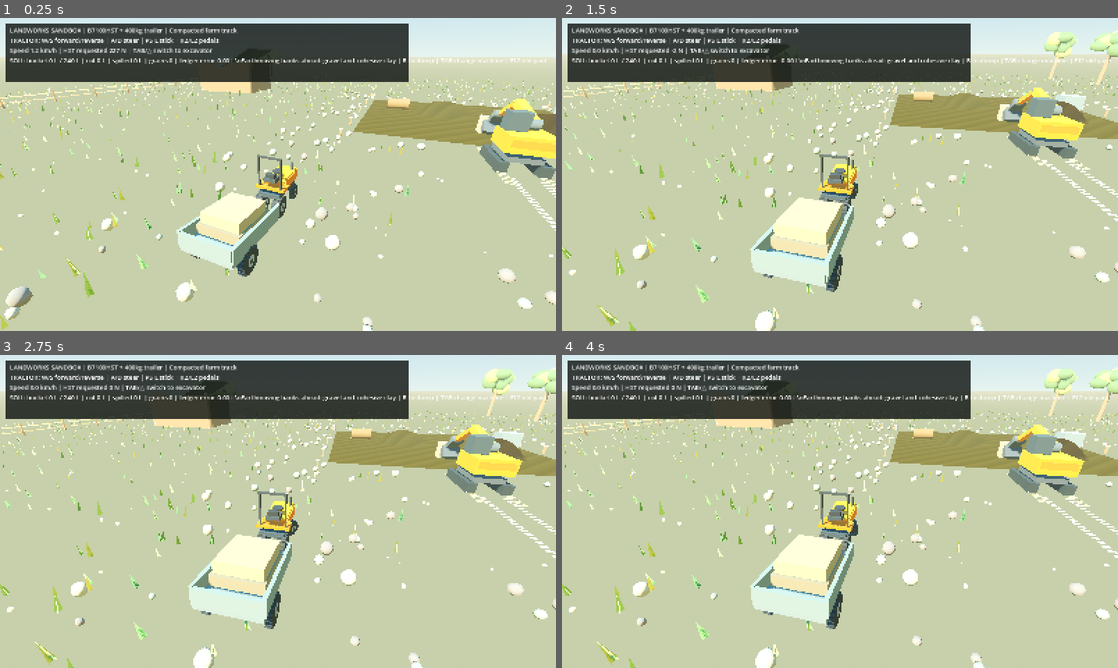
Above: before the commit, frames 1-4 (two rows, left to right).
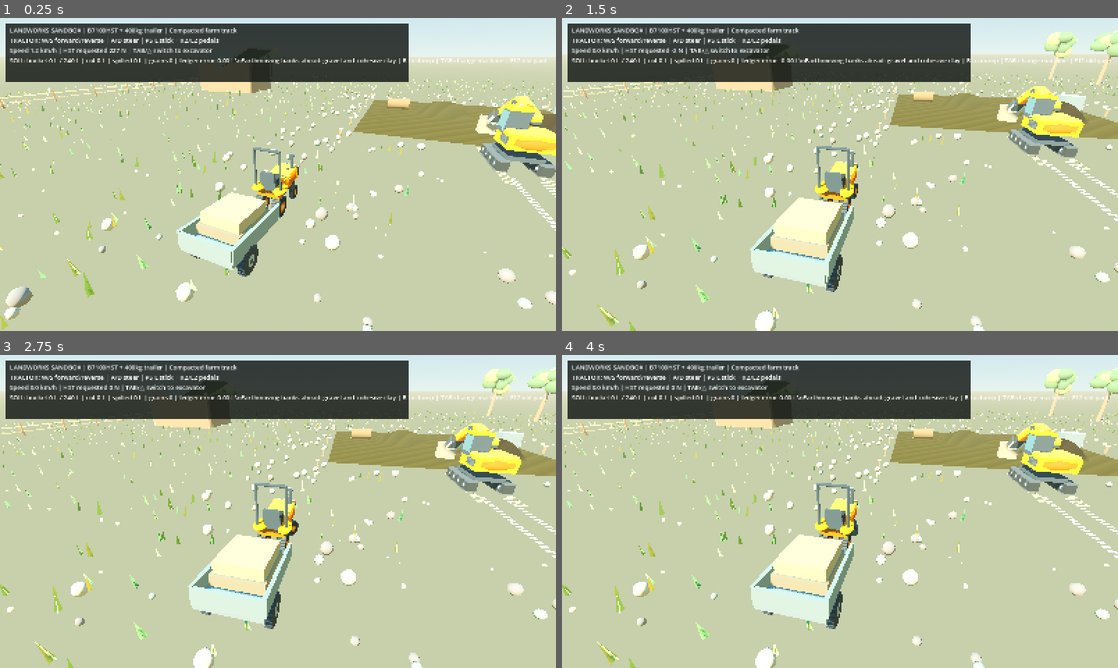
Above: after the commit, the same moments.

Repository: sn97ty8yn4-jpg/landworks
Game: Godot game, scene res://landworks/scenes/sandbox_world.tscn
Same seed, same stepped clock (60 frames per second), same inputs: the game is played once before the commit and once after it.
Inputs (mouse positions are in pixels of both pictures, inside the frame that each line leads up to):
- Up to frame 1 (0.25 s): no input
- Up to frame 2 (1.5 s): tap Enter at 0.5 s; move the mouse to (962, 158) at 0.52 s; hold D 0.53-1.25 s; hold I 0.53-1.25 s; click (962, 158) at 0.67 s; tap Space at 0.77 s; drag from (728, 190) to (812, 237) at 1.27 s
- Up to frame 3 (2.75 s): tap Space at 2 s; move the mouse to (333, 442) at 2.02 s; hold D from 2.03 s (still down); hold O from 2.03 s (still down)
- Up to frame 4 (4 s): release D at 2.75 s; release O at 2.75 s; tap Enter at 2.75 s; drag from (812, 574) to (673, 464) at 2.77 s; tap Space at 3.5, 3.77 s; move the mouse to (1006, 558) at 3.52 s; hold A from 3.53 s (still down); hold P from 3.53 s (still down)

The runs differ from the first frame. In frame 1, 2.2% of the frame differs, in the area x 45-100%, y 24-64%; in frame 2, 2.1%; in frame 3, 2.1%; in frame 4, 2.1%.

Commit message:
Connect detail-machinery visual shells without changing measured Jolt physics; skip report CSV import

Diff:
--- a/landworks/scripts/sandbox_world.gd
+++ b/landworks/scripts/sandbox_world.gd
@@ -11,6 +11,7 @@
 const SOIL = preload("res://landworks/scripts/ground_response.gd")
 const EARTH = preload("res://landworks/scripts/earthworks.gd")
 const ART = preload("res://landworks/scripts/art_scene.gd")
+const MACHINE_ART = preload("res://landworks/scripts/machine_art.gd")
 
 const SMOKE_DURATION_S := 21.0
 const CLAY_START_X := 18.0
@@ -162,6 +163,10 @@
     digger = E.new()
     digger.name = "Excavator"
     add_child(digger)
+    var visual_shell: Node3D = MACHINE_ART.new()
+    visual_shell.name = "DetailedKubotaVisuals_ArtOnly"
+    add_child(visual_shell)
+    visual_shell.attach_to(tractor,digger)
 
 func _build_earthworks() -> void:
     earth = EARTH.new()
Not shown, added: reports/.gdignore
Not shown, changed: docs/SANDBOX.md
